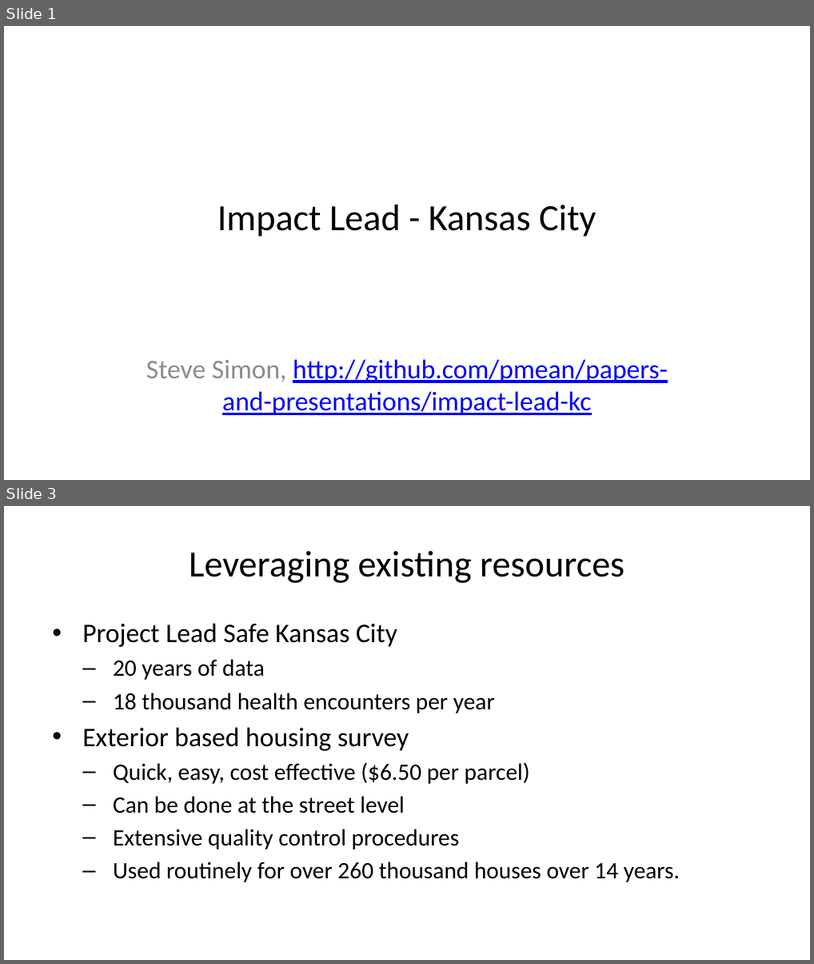
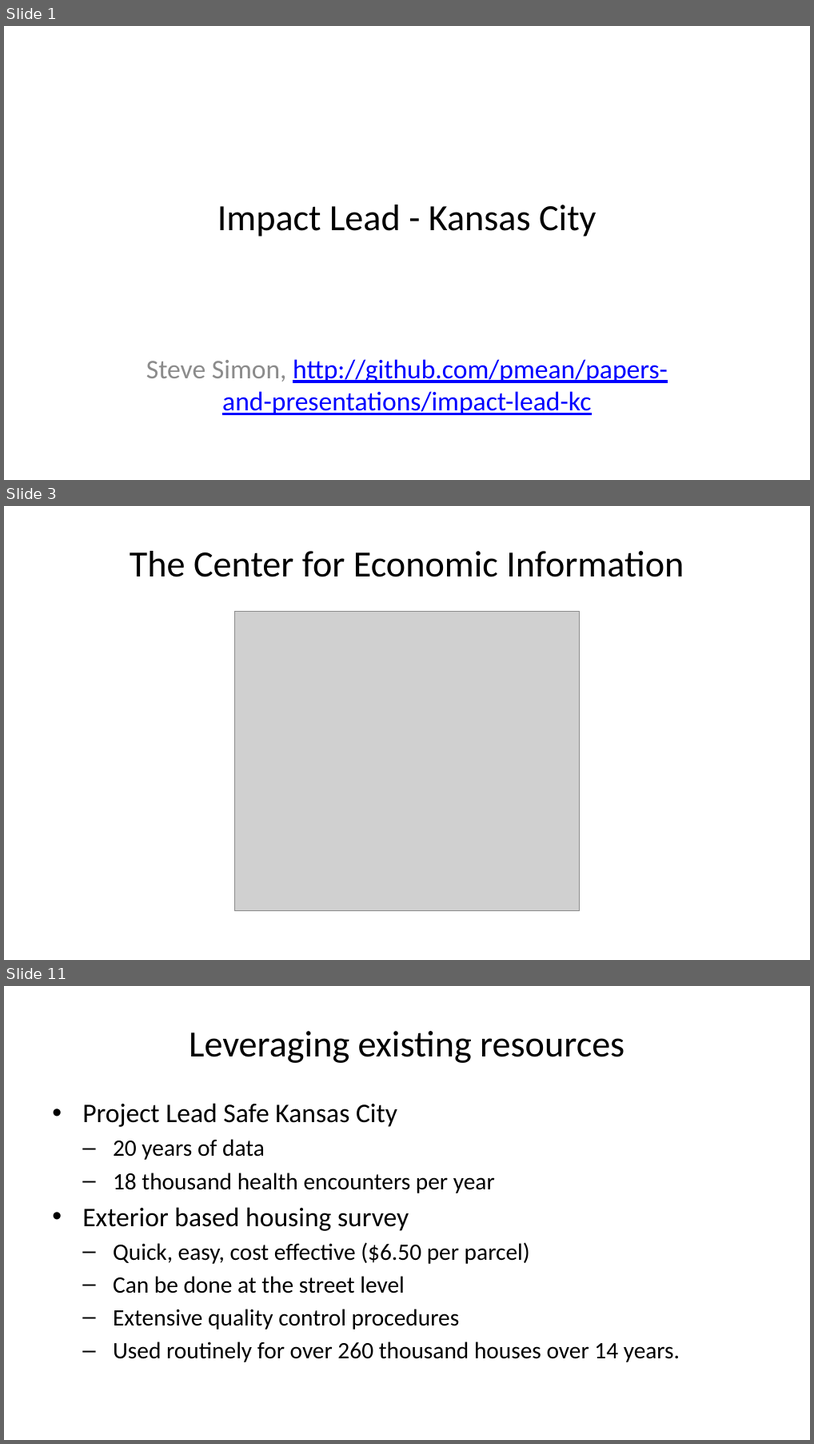
Before and after one commit to pmean/papers-and-presentations, a slide deck: kc-lead-impact/results/dbhi-presentation.pptx. Shown one above the other, each under a label of ours: slides 1 and 3 before the commit, slides 1, 3 and 11 after it; the slides between them are not shown. The pictures are 814x964 and 814x1444 pixels, drawn with LibreOffice and Linux fonts; fonts in the diff are those of the drawing; grey boxes stand for pictures. Boxes give left, top, right and bottom in pixels: in the first picture for what was removed or moved away, otherwise in the second. Text is boxed around its words. In the diff, an @@ line names an element or a change of style, - is before the commit and + after.

Commit message:
Added hud image to dbhi-presentation

```diff
--- a/kc-lead-impact/results/dbhi-presentation.pptx
+++ b/kc-lead-impact/results/dbhi-presentation.pptx
@@ slide 3 added at bbox=[4, 506, 810, 960], background #FFFFFF @@
@@ title added at bbox=[130, 551, 684, 577], 33 pt, text #000000 @@
+The Center for Economic Information
@@ picture added at bbox=[234, 612, 580, 911] @@
@@ what was slide 3 is now slide 11 @@
```
Also in this commit, not shown: 8 other slides added, 1 slide removed, 2 other files.
